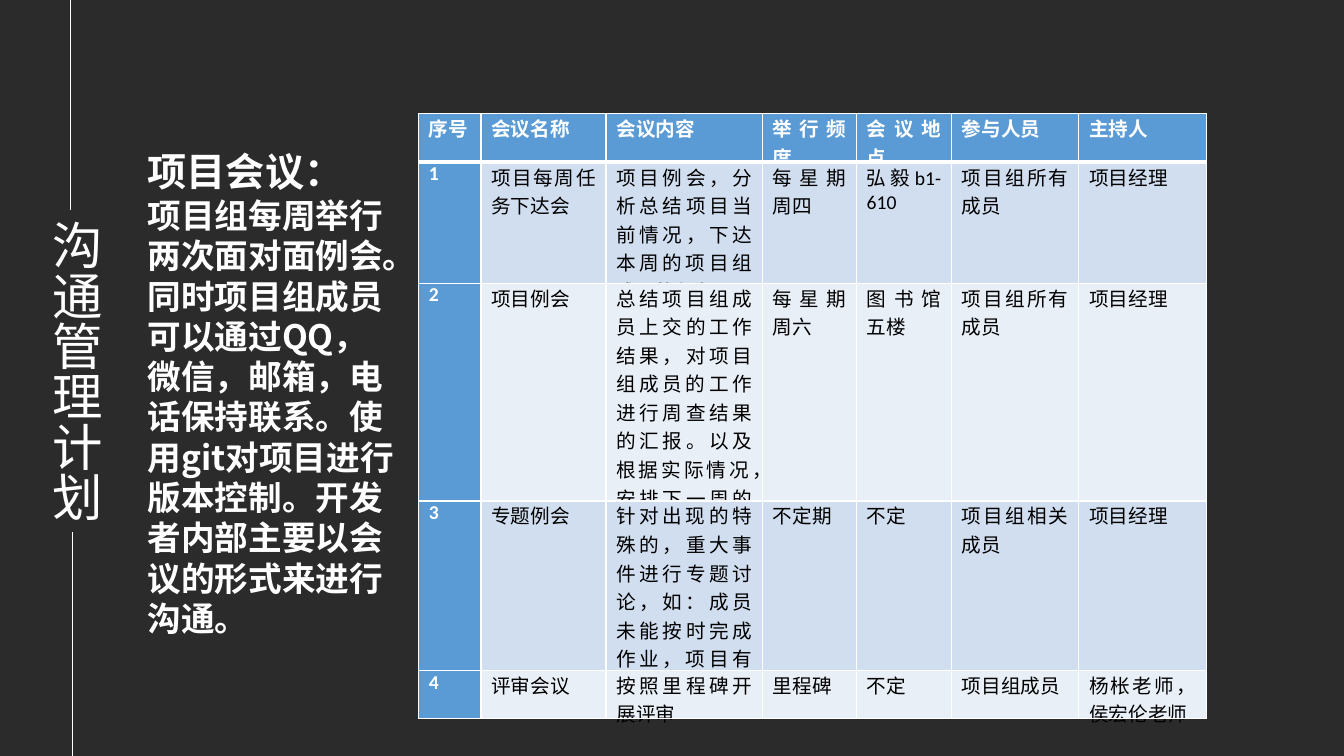
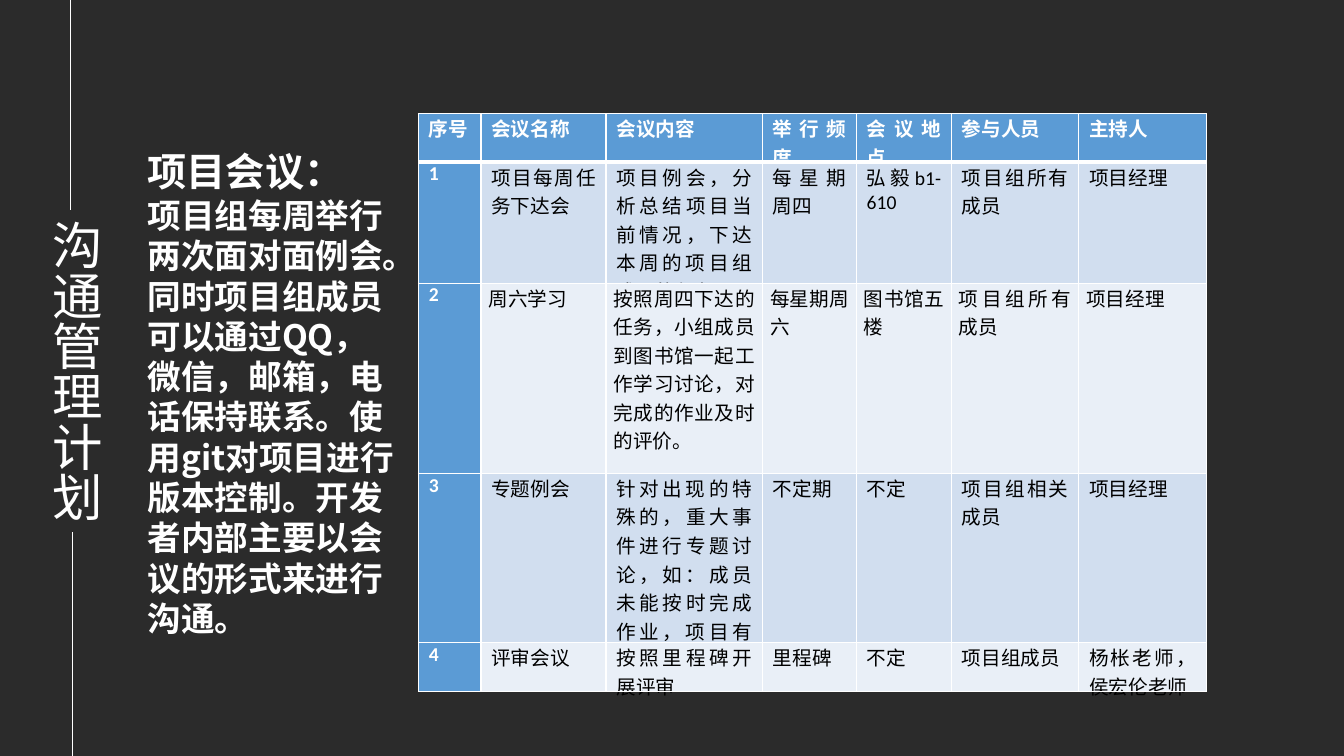
Before and after one commit to PRD-2018-G04/PRD-2018-G04, a slide deck: slide 19 of G04项目组/受控文档/项目计划/PRD2018-G04-需求工程项目计划PPT.pptx (slide 17 before the commit). Drawn at 1344x756 pixels with LibreOffice and Linux fonts; fonts in the diff are those of the drawing; background and template pictures are left out; a plain dark background stands for a picture behind light text. Boxes give left, top, right and bottom in pixels: in the first picture for what was removed or moved away, otherwise in the second. Text is boxed around its words. In the diff, an @@ line names an element or a change of style, - is before the commit and + after.

```diff
--- a/G04项目组/受控文档/项目计划/PRD2018-G04-需求工程项目计划PPT.pptx
+++ b/G04项目组/受控文档/项目计划/PRD2018-G04-需求工程项目计划PPT.pptx
@@ table at bbox=[418, 114, 1205, 704] @@
-row 3, column 2: 项目例会
+row 3, column 2: 周六学习
-row 3, column 3: 总结项目组成员上交的工作结果，对项目组成员的工作进行周查结果的汇报。以及根据实际情况，安排下一周的工作。
+row 3, column 3: 按照周四下达的任务，小组成员到图书馆一起工作学习讨论，对完成的作业及时的评价。
@@ font Calibri to Noto Sans CJK SC in "每星期周六", "图书馆五楼", "项目组所有成员", "项目经理" @@
```
Also in this commit, not shown: 7 other slides changed, 8 slides added, 1 slide removed, 23 other files.
